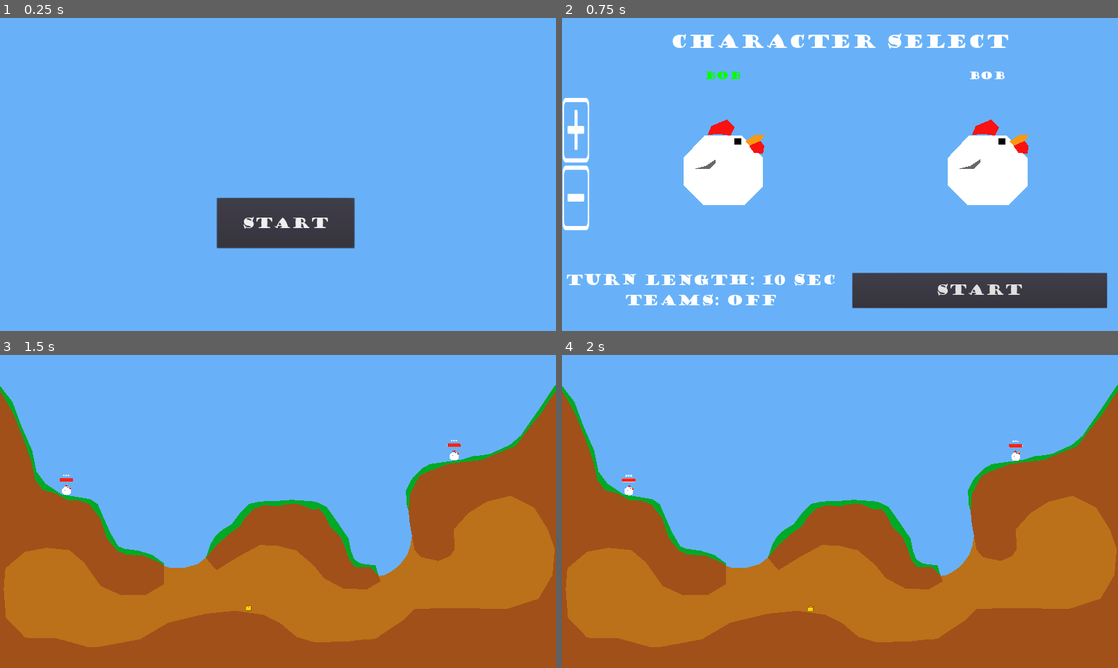
Above: before the commit, frames 1-4 (two rows, left to right).
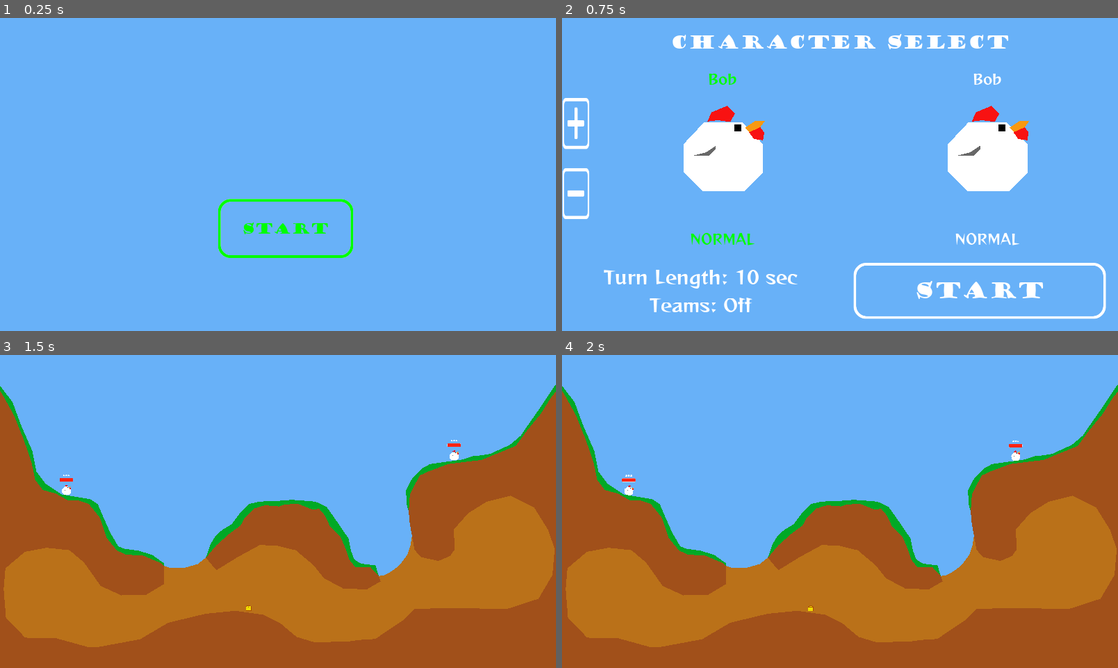
Above: after the commit, the same moments.

Repository: Athakaspen/NotWorms
Game: Godot game, scene res://MainScenes/MainMenu.tscn
Two runs of this game, one before a commit and one after it. Both use one fixed random seed, a clock stepped at 60 frames per second and the inputs below. The engine's default icon, where the game draws it, is replaced by a stand-in: a white triangle on a blue panel in a dark square.
Inputs:
- Up to frame 1 (0.25 s): no input
- Up to frame 2 (0.75 s): click "Start" at 0.5 s
- Up to frame 3 (1.5 s): click "Start" at 1.25 s
- Up to frame 4 (2 s): no input

The runs differ from the first frame. In frame 1, 4.3% of the frame differs, in the area x 38-64%, y 57-77%; in frame 2, 13%, in the area x 0-99%, y 4-97%; in frame 3, nothing differs; in frame 4, nothing differs.

Commit message:
player select more or less finalized

Diff:
--- a/MainScenes/LevelUI.tscn
+++ b/MainScenes/LevelUI.tscn
@@ -1,11 +1,12 @@
 [gd_scene load_steps=11 format=2]
 
-[ext_resource path="res://Fonts/TestFont.tres" type="DynamicFont" id=1]
+[ext_resource path="res://Theme/Fonts/GoudyStout48.tres" type="DynamicFont" id=1]
 [ext_resource path="res://Scripts/TurnTimer.gd" type="Script" id=2]
 [ext_resource path="res://Scripts/MatchUI.gd" type="Script" id=3]
 [ext_resource path="res://Sprites/whitecircle.png" type="Texture" id=4]
-[ext_resource path="res://Fonts/GOUDYSTO.TTF" type="DynamicFontData" id=5]
+[ext_resource path="res://Theme/GOUDYSTO.TTF" type="DynamicFontData" id=5]
 [ext_resource path="res://SubScenes/Menu/InventoryEntry.tscn" type="PackedScene" id=6]
+
 
 [sub_resource type="Gradient" id=2]
 offsets = PoolRealArray( 0.0731707, 0.334495, 0.519164, 0.832753 )
--- a/MainScenes/MainMenu.tscn
+++ b/MainScenes/MainMenu.tscn
@@ -1,7 +1,8 @@
-[gd_scene load_steps=3 format=2]
+[gd_scene load_steps=4 format=2]
 
 [ext_resource path="res://Scripts/Menu.gd" type="Script" id=1]
-[ext_resource path="res://Fonts/TestFont.tres" type="DynamicFont" id=2]
+[ext_resource path="res://Theme/Fonts/GoudyStout48.tres" type="DynamicFont" id=2]
+[ext_resource path="res://Theme/MainTheme.tres" type="Theme" id=3]
 
 [node name="Menu" type="Node2D"]
 script = ExtResource( 1 )
@@ -17,11 +18,9 @@
 margin_left = 749.0
 margin_top = 621.0
 margin_right = 1224.0
-margin_bottom = 794.0
+margin_bottom = 832.0
+theme = ExtResource( 3 )
 custom_fonts/font = ExtResource( 2 )
 text = "Start"
-__meta__ = {
-"_edit_use_anchors_": false
-}
 
 [connection signal="pressed" from="MenuHolder/StartButton" to="." method="_on_StartButton_pressed"]
--- a/MainScenes/PlayerMenu.tscn
+++ b/MainScenes/PlayerMenu.tscn
@@ -1,9 +1,10 @@
-[gd_scene load_steps=8 format=2]
+[gd_scene load_steps=11 format=2]
 
-[ext_resource path="res://Fonts/TestFont.tres" type="DynamicFont" id=1]
+[ext_resource path="res://SubScenes/REGGAEONE-REGULAR.TTF" type="DynamicFontData" id=1]
 [ext_resource path="res://SubScenes/Menu/PlusMinus.tscn" type="PackedScene" id=2]
 [ext_resource path="res://Scripts/Menu/PlayerMenu.gd" type="Script" id=3]
-[ext_resource path="res://Fonts/GOUDYSTO.TTF" type="DynamicFontData" id=5]
+[ext_resource path="res://Theme/MainTheme.tres" type="Theme" id=4]
+[ext_resource path="res://Theme/GOUDYSTO.TTF" type="DynamicFontData" id=5]
 [ext_resource path="res://Scripts/Menu/Option.gd" type="Script" id=13]
 [ext_resource path="res://SubScenes/Menu/CharacterSelect.tscn" type="PackedScene" id=14]
 
@@ -11,11 +12,35 @@
 size = 64
 font_data = ExtResource( 5 )
 
+[sub_resource type="DynamicFont" id=3]
+size = 64
+font_data = ExtResource( 1 )
+
+[sub_resource type="DynamicFont" id=2]
+size = 72
+font_data = ExtResource( 5 )
+
 [node name="PlayerMenu" type="Control"]
 anchor_right = 1.0
 anchor_bottom = 1.0
+margin_top = 1.0
+margin_bottom = 1.0
 rect_clip_content = true
 script = ExtResource( 3 )
+
+[node name="CanvasLayer" type="CanvasLayer" parent="."]
+layer = -10
+
+[node name="ColorRect" type="ColorRect" parent="CanvasLayer"]
+visible = false
+show_behind_parent = true
+anchor_right = 1.0
+anchor_bottom = 1.0
+margin_left = -20.0
+margin_top = -26.0
+margin_right = 29.0
+margin_bottom = 23.0
+color = Color( 0.901961, 0.0235294, 1, 1 )
 
 [node name="VBoxContainer" type="VBoxContainer" parent="."]
 anchor_right = 1.0
@@ -39,77 +64,76 @@
 [node name="PlayerList" type="HBoxContainer" parent="VBoxContainer"]
 margin_top = 173.0
 margin_right = 1922.0
-margin_bottom = 836.0
+margin_bottom = 796.0
 size_flags_vertical = 7
 alignment = 1
 
 [node name="MarginContainer" type="MarginContainer" parent="VBoxContainer/PlayerList"]
 margin_right = 96.0
-margin_bottom = 663.0
+margin_bottom = 623.0
 custom_constants/margin_top = 100
 custom_constants/margin_bottom = 100
 
 [node name="PlusMinus" parent="VBoxContainer/PlayerList/MarginContainer" instance=ExtResource( 2 )]
 margin_top = 100.0
 margin_right = 96.0
-margin_bottom = 563.0
+margin_bottom = 523.0
 rect_min_size = Vector2( 96, 0 )
 
 [node name="CharacterSelectEntry1" parent="VBoxContainer/PlayerList" instance=ExtResource( 14 )]
 margin_left = 100.0
 margin_right = 400.0
-margin_bottom = 663.0
+margin_bottom = 623.0
 focus_neighbour_bottom = NodePath("../../MarginContainer2/HBoxContainer/VBoxContainer/TurnLength")
 
 [node name="CharacterSelectEntry2" parent="VBoxContainer/PlayerList" instance=ExtResource( 14 )]
 margin_left = 404.0
 margin_right = 704.0
-margin_bottom = 663.0
+margin_bottom = 623.0
 
 [node name="CharacterSelectEntry3" parent="VBoxContainer/PlayerList" instance=ExtResource( 14 )]
 margin_left = 708.0
 margin_right = 1009.0
-margin_bottom = 663.0
+margin_bottom = 623.0
 
 [node name="CharacterSelectEntry4" parent="VBoxContainer/PlayerList" instance=ExtResource( 14 )]
 margin_left = 1013.0
 margin_right = 1313.0
-margin_bottom = 663.0
+margin_bottom = 623.0
 
 [node name="CharacterSelectEntry5" parent="VBoxContainer/PlayerList" instance=ExtResource( 14 )]
 margin_left = 1317.0
 margin_right = 1617.0
-margin_bottom = 663.0
+margin_bottom = 623.0
 
 [node name="CharacterSelectEntry6" parent="VBoxContainer/PlayerList" instance=ExtResource( 14 )]
 margin_left = 1621.0
 margin_right = 1922.0
-margin_bottom = 663.0
+margin_bottom = 623.0
 
 [node name="MarginContainer2" type="MarginContainer" parent="VBoxContainer"]
-margin_top = 840.0
+margin_top = 800.0
 margin_right = 1922.0
 margin_bottom = 1080.0
-custom_constants/margin_bottom = 40
 
 [node name="HBoxContainer" type="HBoxContainer" parent="VBoxContainer/MarginContainer2"]
 margin_right = 1922.0
-margin_bottom = 200.0
+margin_bottom = 280.0
 rect_min_size = Vector2( 0, 200 )
 alignment = 1
 
 [node name="VBoxContainer" type="VBoxContainer" parent="VBoxContainer/MarginContainer2/HBoxContainer"]
 margin_right = 959.0
-margin_bottom = 200.0
+margin_bottom = 280.0
 size_flags_horizontal = 3
 alignment = 1
 
 [node name="TurnLength" type="Label" parent="VBoxContainer/MarginContainer2/HBoxContainer/VBoxContainer"]
-margin_top = 32.0
+margin_top = 44.0
 margin_right = 959.0
-margin_bottom = 98.0
+margin_bottom = 138.0
 focus_mode = 2
-custom_fonts/font = ExtResource( 1 )
+custom_fonts/font = SubResource( 3 )
 text = "Turn Length"
 align = 1
 script = ExtResource( 13 )
@@ -119,10 +143,10 @@
 can_loop = false
 
 [node name="TeamMode" type="Label" parent="VBoxContainer/MarginContainer2/HBoxContainer/VBoxContainer"]
-margin_top = 102.0
+margin_top = 142.0
 margin_right = 959.0
-margin_bottom = 168.0
-custom_fonts/font = ExtResource( 1 )
+margin_bottom = 236.0
+custom_fonts/font = SubResource( 3 )
 text = "Teams"
 align = 1
 script = ExtResource( 13 )
@@ -133,7 +157,7 @@
 [node name="MarginContainer" type="MarginContainer" parent="VBoxContainer/MarginContainer2/HBoxContainer"]
 margin_left = 963.0
 margin_right = 1922.0
-margin_bottom = 200.0
+margin_bottom = 280.0
 size_flags_horizontal = 3
 custom_constants/margin_right = 40
 custom_constants/margin_top = 40
@@ -144,9 +168,10 @@
 margin_left = 40.0
 margin_top = 40.0
 margin_right = 919.0
-margin_bottom = 160.0
+margin_bottom = 240.0
 size_flags_vertical = 3
-custom_fonts/font = ExtResource( 1 )
+theme = ExtResource( 4 )
+custom_fonts/font = SubResource( 2 )
 text = "Start"
 
 [connection signal="num_players_changed" from="VBoxContainer/PlayerList/MarginContainer/PlusMinus" to="." method="_on_PlusMinus_num_players_changed"]
--- a/MainScenes/WinScreen.tscn
+++ b/MainScenes/WinScreen.tscn
@@ -1,6 +1,6 @@
 [gd_scene load_steps=4 format=2]
 
-[ext_resource path="res://Fonts/TestFont.tres" type="DynamicFont" id=1]
+[ext_resource path="res://Theme/Fonts/GoudyStout48.tres" type="DynamicFont" id=1]
 [ext_resource path="res://Scripts/WinScreen.gd" type="Script" id=2]
 [ext_resource path="res://SubScenes/Menu/WinScreenCharacter.tscn" type="PackedScene" id=3]
 
--- a/Scripts/Menu/CharacterSelectEntry.gd
+++ b/Scripts/Menu/CharacterSelectEntry.gd
@@ -109,7 +109,7 @@
 		"off":
 			MIN_TEAM_IDX = 0
 			MAX_TEAM_IDX = len(team_list)-1
-			$Team.visible = false
+			$Team.visible = true
 		"two":
 			MIN_TEAM_IDX = 1
 			MAX_TEAM_IDX = 2
@@ -150,7 +150,11 @@
 func _on_focus_entered():
 	_is_focused = true
 	$Label.modulate = color_focused
+	$Team.modulate = color_focused
+	$UpArrow.modulate = color_focused
+	$DownArrow.modulate = color_focused
 
 func _on_focus_exited():
 	_is_focused = false
 	$Label.modulate = color_normal
+	$Team.modulate = color_normal
--- a/SubScenes/DamagePopup.tscn
+++ b/SubScenes/DamagePopup.tscn
@@ -1,7 +1,8 @@
 [gd_scene load_steps=5 format=2]
 
 [ext_resource path="res://Scripts/DamagePopup.gd" type="Script" id=1]
-[ext_resource path="res://Fonts/GOUDYSTO.TTF" type="DynamicFontData" id=2]
+[ext_resource path="res://Theme/GOUDYSTO.TTF" type="DynamicFontData" id=2]
+
 
 [sub_resource type="Curve" id=1]
 _data = [ Vector2( 0, 1 ), 0.0, 0.0, 0, 0, Vector2( 1, 0 ), 0.0, 0.0, 0, 0 ]
--- a/SubScenes/Menu/CharacterSelect.tscn
+++ b/SubScenes/Menu/CharacterSelect.tscn
@@ -1,20 +1,16 @@
-[gd_scene load_steps=6 format=2]
+[gd_scene load_steps=5 format=2]
 
-[ext_resource path="res://Fonts/GOUDYSTO.TTF" type="DynamicFontData" id=1]
+[ext_resource path="res://SubScenes/REGGAEONE-REGULAR.TTF" type="DynamicFontData" id=1]
 [ext_resource path="res://Scripts/Menu/CharacterSelectEntry.gd" type="Script" id=2]
-[ext_resource path="res://Sprites/downarrow.png" type="Texture" id=3]
+[ext_resource path="res://Sprites/chevron.png" type="Texture" id=3]
 
 [sub_resource type="DynamicFont" id=1]
-size = 36
-font_data = ExtResource( 1 )
-
-[sub_resource type="DynamicFont" id=2]
-size = 42
+size = 48
 font_data = ExtResource( 1 )
 
 [node name="CharacterSelect" type="VBoxContainer"]
 margin_left = 132.0
-margin_right = 416.0
+margin_right = 730.0
 margin_bottom = 440.0
 focus_mode = 2
 size_flags_horizontal = 7
@@ -23,8 +19,8 @@
 script = ExtResource( 2 )
 
 [node name="Label" type="Label" parent="."]
-margin_right = 284.0
-margin_bottom = 50.0
+margin_right = 598.0
+margin_bottom = 70.0
 size_flags_vertical = 1
 custom_fonts/font = SubResource( 1 )
 text = "BOb"
@@ -32,21 +28,22 @@
 
 [node name="UpArrow" type="TextureRect" parent="."]
 visible = false
-margin_top = 57.0
-margin_right = 284.0
-margin_bottom = 142.0
+margin_top = 74.0
+margin_right = 598.0
+margin_bottom = 158.0
 mouse_filter = 0
 size_flags_horizontal = 3
 size_flags_vertical = 3
 texture = ExtResource( 3 )
 expand = true
+stretch_mode = 6
 flip_v = true
 
 [node name="Portrait" type="Panel" parent="."]
 modulate = Color( 1, 1, 1, 0 )
-margin_top = 54.0
-margin_right = 284.0
-margin_bottom = 440.0
+margin_top = 74.0
+margin_right = 598.0
+margin_bottom = 366.0
 mouse_filter = 2
 size_flags_horizontal = 3
 size_flags_vertical = 3
@@ -54,21 +51,21 @@
 
 [node name="DownArrow" type="TextureRect" parent="."]
 visible = false
-margin_top = 328.0
-margin_right = 284.0
-margin_bottom = 440.0
+margin_top = 301.0
+margin_right = 598.0
+margin_bottom = 366.0
 mouse_filter = 0
 size_flags_horizontal = 3
 size_flags_vertical = 3
 texture = ExtResource( 3 )
 expand = true
+stretch_mode = 6
 
 [node name="Team" type="Label" parent="."]
-visible = false
-margin_top = 395.0
-margin_right = 284.0
+margin_top = 370.0
+margin_right = 598.0
 margin_bottom = 440.0
-custom_fonts/font = SubResource( 2 )
+custom_fonts/font = SubResource( 1 )
 text = "Team"
 align = 1
 
--- a/SubScenes/Menu/PlusMinus.tscn
+++ b/SubScenes/Menu/PlusMinus.tscn
@@ -1,23 +1,22 @@
-[gd_scene load_steps=5 format=2]
+[gd_scene load_steps=6 format=2]
 
 [ext_resource path="res://Scripts/Menu/PlusMinus.gd" type="Script" id=1]
-[ext_resource path="res://Sprites/downarrowf.png" type="Texture" id=2]
+[ext_resource path="res://Sprites/plus-green.png" type="Texture" id=2]
 [ext_resource path="res://Sprites/minus.png" type="Texture" id=3]
 [ext_resource path="res://Sprites/plus.png" type="Texture" id=4]
+[ext_resource path="res://Sprites/minus-red.png" type="Texture" id=5]
 
 [node name="PlusMinus" type="VBoxContainer"]
 margin_right = 128.0
 margin_bottom = 440.0
 rect_min_size = Vector2( 64, 0 )
+custom_constants/separation = 60
 alignment = 1
 script = ExtResource( 1 )
-__meta__ = {
-"_edit_use_anchors_": false
-}
 
 [node name="Plus" type="TextureButton" parent="."]
 margin_right = 128.0
-margin_bottom = 218.0
+margin_bottom = 190.0
 focus_neighbour_bottom = NodePath("../Minus")
 size_flags_horizontal = 3
 size_flags_vertical = 3
@@ -27,14 +26,14 @@
 expand = true
 
 [node name="Minus" type="TextureButton" parent="."]
-margin_top = 222.0
+margin_top = 250.0
 margin_right = 128.0
 margin_bottom = 440.0
 size_flags_horizontal = 3
 size_flags_vertical = 3
 action_mode = 0
 texture_normal = ExtResource( 3 )
-texture_focused = ExtResource( 2 )
+texture_focused = ExtResource( 5 )
 expand = true
 
 [connection signal="pressed" from="Plus" to="." method="_on_Plus_pressed"]
--- a/SubScenes/Menu/WinScreenCharacter.tscn
+++ b/SubScenes/Menu/WinScreenCharacter.tscn
@@ -1,6 +1,6 @@
 [gd_scene load_steps=6 format=2]
 
-[ext_resource path="res://Fonts/GOUDYSTO.TTF" type="DynamicFontData" id=1]
+[ext_resource path="res://Theme/GOUDYSTO.TTF" type="DynamicFontData" id=1]
 [ext_resource path="res://Scripts/Menu/WinScreenCharacter.gd" type="Script" id=2]
 
 [sub_resource type="DynamicFont" id=1]
--- a/SubScenes/Player/GamerTag.tscn
+++ b/SubScenes/Player/GamerTag.tscn
@@ -2,10 +2,11 @@
 
 [ext_resource path="res://Sprites/smallbarback.png" type="Texture" id=1]
 [ext_resource path="res://Sprites/smallbarfill.png" type="Texture" id=2]
-[ext_resource path="res://Fonts/GOUDYSTO.TTF" type="DynamicFontData" id=3]
+[ext_resource path="res://Theme/GOUDYSTO.TTF" type="DynamicFontData" id=3]
 [ext_resource path="res://Scripts/GamerTag.gd" type="Script" id=4]
 [ext_resource path="res://Sprites/smallerbarfill.png" type="Texture" id=5]
 [ext_resource path="res://Sprites/smallerbarback.png" type="Texture" id=6]
+
 
 [sub_resource type="DynamicFont" id=1]
 font_data = ExtResource( 3 )
--- a/SubScenes/PlayerModels/Chicken1.tscn
+++ b/SubScenes/PlayerModels/Chicken1.tscn
@@ -1,6 +1,6 @@
 [gd_scene format=2]
 
-[node name="BOb" type="Node2D"]
+[node name="Bob" type="Node2D"]
 
 [node name="normal" type="Polygon2D" parent="."]
 position = Vector2( -6, 11 )
--- a/Fonts/TestFont.tres
+++ b/Theme/Fonts/GoudyStout48.tres
@@ -1,6 +1,6 @@
 [gd_resource type="DynamicFont" load_steps=2 format=2]
 
-[ext_resource path="res://Fonts/GOUDYSTO.TTF" type="DynamicFontData" id=1]
+[ext_resource path="res://Theme/GOUDYSTO.TTF" type="DynamicFontData" id=1]
 
 [resource]
 size = 48
--- /dev/null
+++ b/Theme/Fonts/reggae-24.tres
@@ -0,0 +1,7 @@
+[gd_resource type="DynamicFont" load_steps=2 format=2]
+
+[ext_resource path="res://SubScenes/REGGAEONE-REGULAR.TTF" type="DynamicFontData" id=1]
+
+[resource]
+size = 24
+font_data = ExtResource( 1 )
--- /dev/null
+++ b/Theme/MainTheme.tres
@@ -0,0 +1,17 @@
+[gd_resource type="Theme" load_steps=4 format=2]
+
+[ext_resource path="res://Theme/Fonts/reggae-24.tres" type="DynamicFont" id=1]
+[ext_resource path="res://Theme/white-border_styleboxtexture.tres" type="StyleBox" id=2]
+[ext_resource path="res://Theme/white-border-focus_styleboxtexture.tres" type="StyleBox" id=3]
+
+[resource]
+default_font = ExtResource( 1 )
+Button/colors/font_color = Color( 1, 1, 1, 1 )
+Button/colors/font_color_focus = Color( 0, 1, 0, 1 )
+Button/colors/font_color_hover = Color( 0, 1, 0, 1 )
+Button/colors/font_color_pressed = Color( 0, 1, 0, 1 )
+Button/styles/disabled = null
+Button/styles/focus = ExtResource( 3 )
+Button/styles/hover = ExtResource( 2 )
+Button/styles/normal = ExtResource( 2 )
+Button/styles/pressed = ExtResource( 2 )
--- /dev/null
+++ b/Theme/kenney_button_blue_pressed_styleboxtexture.tres
@@ -0,0 +1,11 @@
+[gd_resource type="StyleBoxTexture" load_steps=2 format=2]
+
+[ext_resource path="res://Sprites/Kenney/blue_button10.png" type="Texture" id=1]
+
+[resource]
+texture = ExtResource( 1 )
+region_rect = Rect2( 0, 0, 49, 49 )
+margin_left = 6.0
+margin_right = 6.0
+margin_top = 18.0
+margin_bottom = 10.0
--- /dev/null
+++ b/Theme/kenney_button_blue_styleboxtexture.tres
@@ -0,0 +1,11 @@
+[gd_resource type="StyleBoxTexture" load_steps=2 format=2]
+
+[ext_resource path="res://Sprites/Kenney/blue_button09.png" type="Texture" id=1]
+
+[resource]
+texture = ExtResource( 1 )
+region_rect = Rect2( 0, 0, 49, 49 )
+margin_left = 6.0
+margin_right = 6.0
+margin_top = 10.0
+margin_bottom = 10.0
--- /dev/null
+++ b/Theme/white-border-focus_styleboxtexture.tres
@@ -0,0 +1,11 @@
+[gd_resource type="StyleBoxTexture" load_steps=2 format=2]
+
+[ext_resource path="res://Sprites/border-box-green.png" type="Texture" id=1]
+
+[resource]
+texture = ExtResource( 1 )
+region_rect = Rect2( 0, 0, 128, 128 )
+margin_left = 50.0
+margin_right = 50.0
+margin_top = 50.0
+margin_bottom = 50.0
--- /dev/null
+++ b/Theme/white-border_styleboxtexture.tres
@@ -0,0 +1,11 @@
+[gd_resource type="StyleBoxTexture" load_steps=2 format=2]
+
+[ext_resource path="res://Sprites/border-box.png" type="Texture" id=1]
+
+[resource]
+texture = ExtResource( 1 )
+region_rect = Rect2( 0, 0, 128, 128 )
+margin_left = 50.0
+margin_right = 50.0
+margin_top = 50.0
+margin_bottom = 50.0
Binary file added: Sprites/Kenney/blue_button07.png
Not shown, added: Sprites/Kenney/blue_button07.png.import
Binary file added: Sprites/Kenney/blue_button08.png
Not shown, added: Sprites/Kenney/blue_button08.png.import
Binary file added: Sprites/Kenney/blue_button09.png
Not shown, added: Sprites/Kenney/blue_button09.png.import
Binary file added: Sprites/Kenney/blue_button10.png
Not shown, added: Sprites/Kenney/blue_button10.png.import
Binary file added: Sprites/Kenney/blue_button11.png
Not shown, added: Sprites/Kenney/blue_button11.png.import
Binary file added: Sprites/Kenney/blue_button12.png
Not shown, added: Sprites/Kenney/blue_button12.png.import
(and 24 more such lines)
